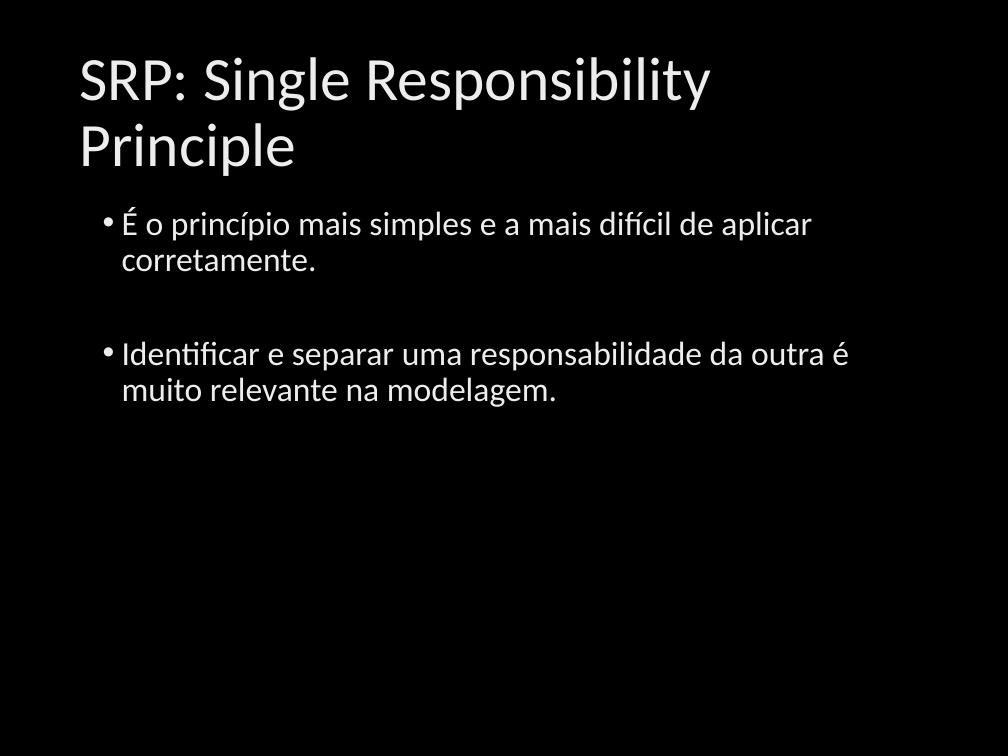
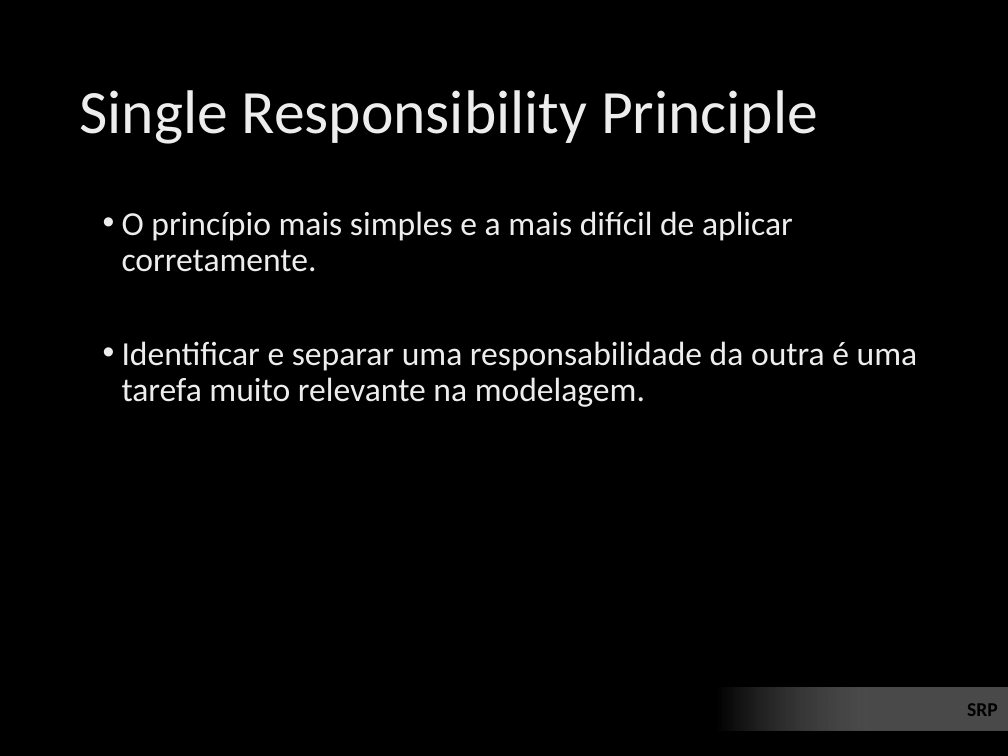
Before and after one commit to ivanpaulovich/event-sourcing-jambo, a slide deck: slide 14 of docs/Princípios SOLID de OO usando .NET.pptx (slide 12 before the commit). Drawn at 1008x756 pixels with LibreOffice and Linux fonts; fonts in the diff are those of the drawing; background and template pictures are left out. Boxes give left, top, right and bottom in pixels: in the first picture for what was removed or moved away, otherwise in the second. Text is boxed around its words. In the diff, an @@ line names an element or a change of style, - is before the commit and + after.

```diff
--- a/docs/Princípios SOLID de OO usando .NET.pptx
+++ b/docs/Princípios SOLID de OO usando .NET.pptx
@@ title at (79, 90, 818, 144): text changed @@
-SRP: Single Responsibility Principle
+Single Responsibility Principle
@@ text at (122, 211, 918, 407): text changed @@
-• É o princípio mais simples e a mais difícil de aplicar corretamente.
-• Identificar e separar uma responsabilidade da outra é muito relevante na modelagem.
+• O princípio mais simples e a mais difícil de aplicar corretamente.
+• Identificar e separar uma responsabilidade da outra é uma tarefa muito relevante na modelagem.
@@ text added at (967, 703, 998, 716), 14 pt, text #000000, bold @@
+SRP
```
Also in this commit, not shown: 17 other slides changed, 6 slides added, 1 other file.
